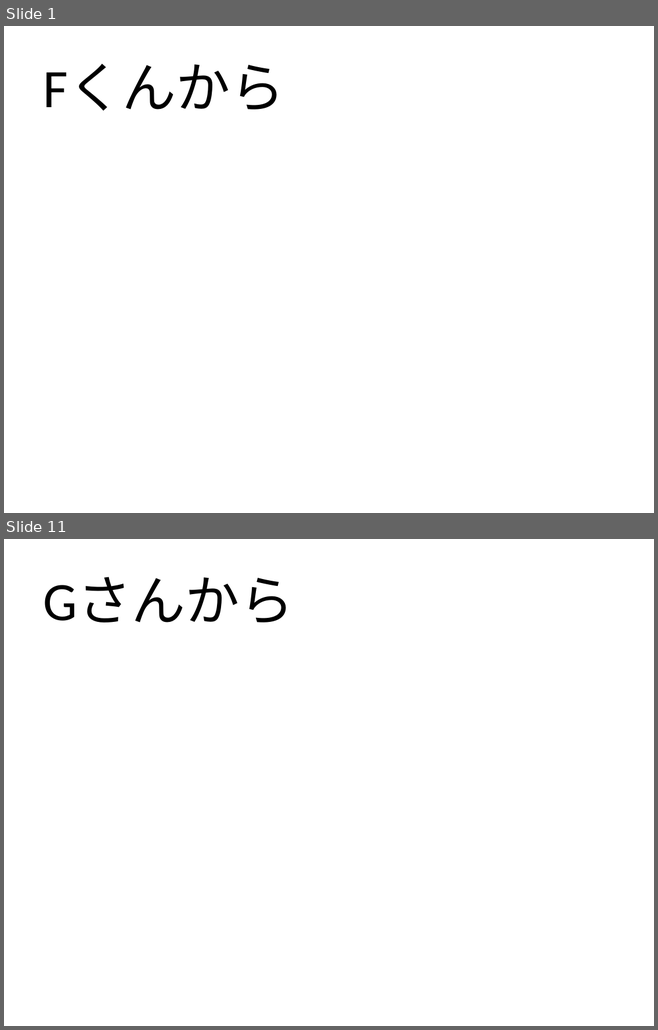
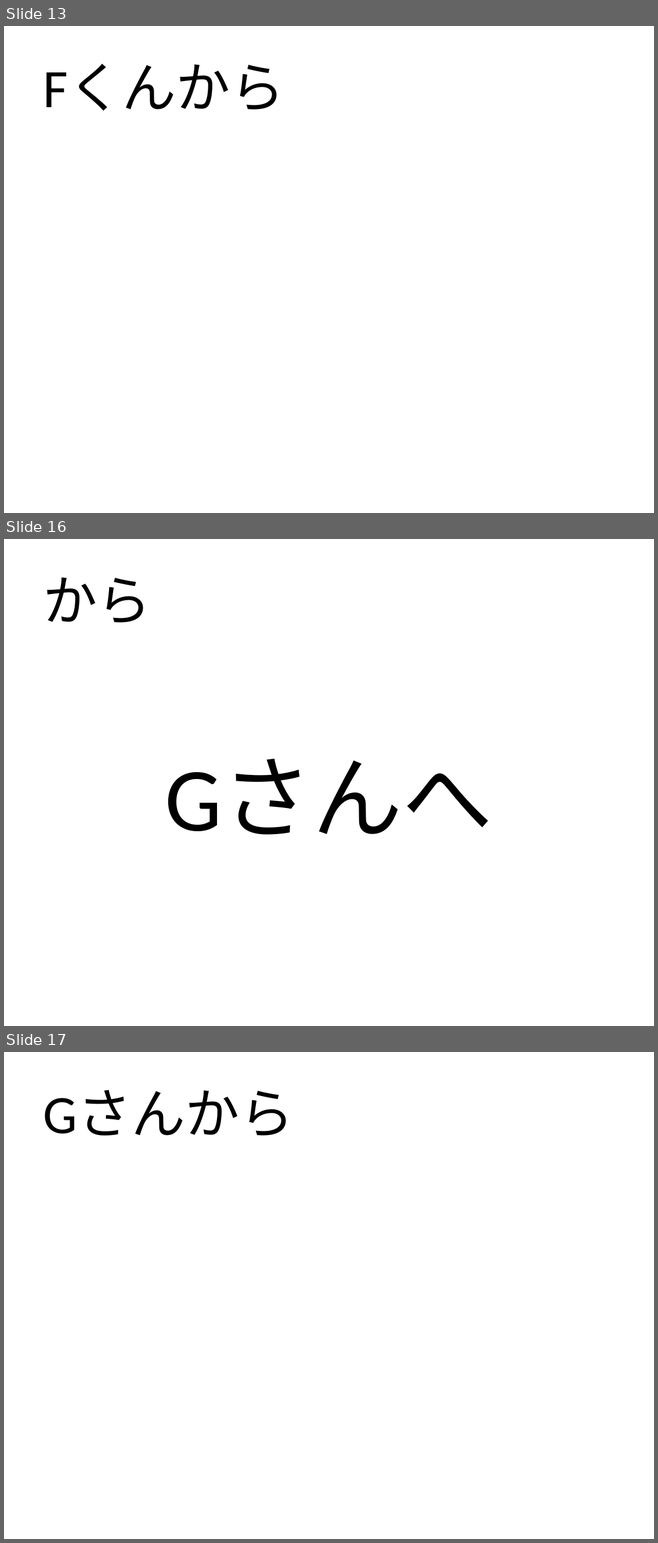
Before and after one commit to furaga/GiftExchange, a slide deck: GiftExchange.ppt. Shown one above the other, each under a label of ours: slides 1 and 11 before the commit, slides 13, 16 and 17 after it; the slides between them are not shown. The pictures are 658x1030 and 658x1543 pixels, drawn with LibreOffice and Linux fonts; fonts in the diff are those of the drawing. Boxes give left, top, right and bottom in pixels: in the first picture for what was removed or moved away, otherwise in the second. Text is boxed around its words. In the diff, an @@ line names an element or a change of style, - is before the commit and + after.

```diff
--- a/GiftExchange.ppt
+++ b/GiftExchange.ppt
@@ slide 16 added at box(4, 539, 654, 1026), background #FFFFFF @@
@@ title added at box(43, 577, 151, 623), 60 pt, text #000000 @@
+から
@@ text added at box(165, 759, 492, 835), 100 pt, text #000000 @@
+Gさんへ
@@ what was slide 1 is now slide 13 @@
@@ what was slide 11 is now slide 17 @@
```
Also in this commit, not shown: 6 slides changed, 4 other slides added, 3 slides removed, 1 other file.
